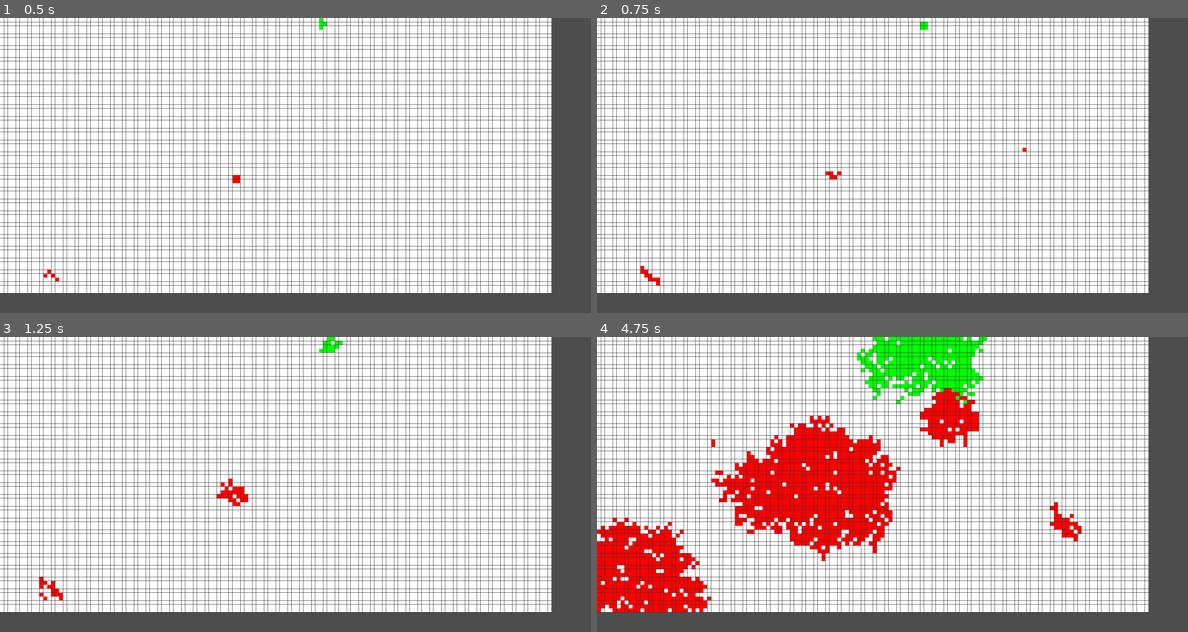
Above: before the commit, frames 1-4 (two rows, left to right).
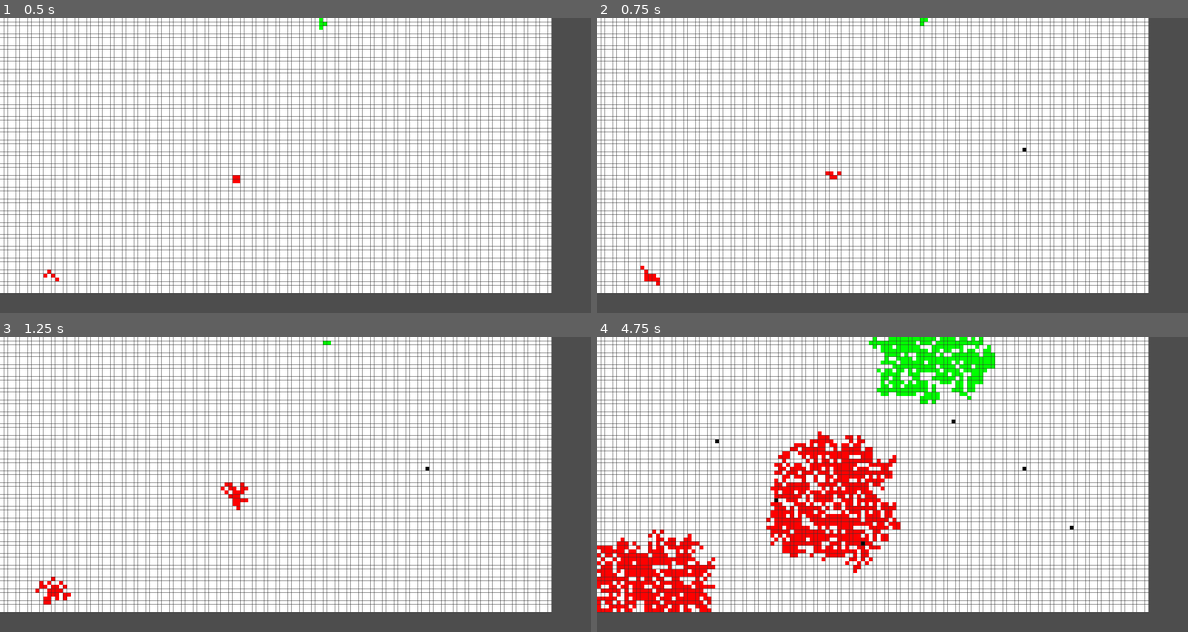
Above: after the commit, the same moments.

Repository: SilviuIordache/bacteria-sm
Game: Godot game, scene res://main.tscn
The game is run twice, just before and just after one commit, with the same random seed, the same clock (stepped at 60 frames per second) and the same inputs.
Inputs (mouse positions are in pixels of both pictures, inside the frame that each line leads up to):
- Up to frame 1 (0.5 s): no input
- Up to frame 2 (0.75 s): move the mouse to (1022, 150) at 0.52 s; click (1022, 150) at 0.67 s
- Up to frame 3 (1.25 s): no input
- Up to frame 4 (4.75 s): move the mouse to (774, 499) at 1.27 s; click (774, 499) at 1.42 s; move the mouse to (951, 419) at 2.02 s; click (951, 419) at 2.17 s; move the mouse to (862, 543) at 2.77 s; click (862, 543) at 2.92 s; move the mouse to (1069, 528) at 3.52 s; click (1069, 528) at 3.67 s; move the mouse to (715, 440) at 4.27 s; click (715, 440) at 4.42 s

Frame 1 is identical in both runs. In frame 2, less than 0.1% of the frame differs, in the area x 7-73%, y 0-90%; in frame 3, 0.5%; in frame 4, 10%, in the area x 0-82%, y 0-94%.

Commit message:
Improve code

Diff:
--- a/bacteria.gd
+++ b/bacteria.gd
@@ -6,7 +6,34 @@
 const GAME_TICK_SPEED = 0.1
 const BACTERIA_CELL_DEATH_CHANCE = 0.2
 
+var is_drawing_block := false  # Tracks whether mouse is held down
+
+
+enum CellType {
+	EMPTY,
+	BACTERIA_RED,
+	BACTERIA_GREEN,
+	BLOCK
+}
+
+const CELL_INFO = {
+	CellType.EMPTY: { "value": 1, "color": Color.WHITE, "infectable": true },
+	CellType.BACTERIA_RED: { "value": 2, "color": Color.RED, "infectable": false },
+	CellType.BACTERIA_GREEN: { "value": 3, "color": Color.GREEN, "infectable": false },
+	CellType.BLOCK: { "value": 4, "color": Color.BLACK, "infectable": false },
+}
+
 var grid = []
+
+func _handle_user_draw():
+	var mouse_pos = get_viewport().get_mouse_position()
+	var cell_x = int(mouse_pos.x / CELL_SIZE)
+	var cell_y = int(mouse_pos.y / CELL_SIZE)
+
+	if cell_x >= 0 and cell_x < GRID_WIDTH and cell_y >= 0 and cell_y < GRID_HEIGHT:
+		if grid[cell_y][cell_x] != CellType.BLOCK:
+			grid[cell_y][cell_x] = CellType.BLOCK
+			queue_redraw()
 
 func get_random_coord() -> Vector2i:
 	return Vector2i(
@@ -14,38 +41,32 @@
 		randi() % GRID_HEIGHT
 	)
 
+func set_random_cell(cell_type: CellType) -> void:
+	var coord = get_random_coord()
+	grid[coord.y][coord.x] = cell_type
+
 func _init_grid():
 	grid.clear()
 	for y in range(GRID_HEIGHT):
 		var row = []
 		for x in range(GRID_WIDTH):
-			row.append(1)  # make all cells white
-
+			row.append(CellType.EMPTY)
 		grid.append(row)
 
 
-	var red_pos_1 = get_random_coord()
-	var red_pos_2 = get_random_coord()
-	var green_pos_1 = get_random_coord()
-	var green_pos_2 = get_random_coord()
-
-
-	grid[red_pos_1.y][red_pos_1.x] = 2
-	grid[red_pos_2.y][red_pos_2.x] = 2
-	grid[green_pos_1.y][green_pos_1.x] = 3
-	grid[green_pos_2.y][green_pos_2.x] = 3
+	set_random_cell(CellType.BACTERIA_RED)
+	set_random_cell(CellType.BACTERIA_RED)
+	set_random_cell(CellType.BACTERIA_GREEN)
+	set_random_cell(CellType.BACTERIA_GREEN)
 
 func _draw_cells():
 	# Draw live cells
 	for y in range(GRID_HEIGHT):
 		for x in range(GRID_WIDTH):
-			var value = grid[y][x]
-			if value == 1:
-				draw_rect(Rect2(x * CELL_SIZE, y * CELL_SIZE, CELL_SIZE, CELL_SIZE), Color.WHITE)
-			elif value == 2:
-				draw_rect(Rect2(x * CELL_SIZE, y * CELL_SIZE, CELL_SIZE, CELL_SIZE), Color.RED)
-			elif value == 3:
-				draw_rect(Rect2(x * CELL_SIZE, y * CELL_SIZE, CELL_SIZE, CELL_SIZE), Color.GREEN)
+			var cell_type = grid[y][x]
+			var cell_data = CELL_INFO.get(cell_type, null)
+			if cell_data:
+				draw_rect(Rect2(x * CELL_SIZE, y * CELL_SIZE, CELL_SIZE, CELL_SIZE), cell_data.color)
 
 func _draw_grid_lines():
 	# Draw vertical lines
@@ -71,23 +92,32 @@
 	_draw_grid_lines();
 
 func _input(event):
-	if event is InputEventMouseButton and event.pressed:
-		var cell_x = int(event.position.x / CELL_SIZE)
-		var cell_y = int(event.position.y / CELL_SIZE)
 
-		if cell_x >= 0 and cell_x < GRID_WIDTH and cell_y >= 0 and cell_y < GRID_HEIGHT:
-			grid[cell_y][cell_x] = 2  # Mark as red "bacteria" cell
-			queue_redraw()
+	if event is InputEventMouseButton:
+		is_drawing_block = event.button_index == MOUSE_BUTTON_LEFT and event.pressed
+
+	#if event is InputEventMouseButton and event.pressed:
+		#var cell_x = int(event.position.x / CELL_SIZE)
+		#var cell_y = int(event.position.y / CELL_SIZE)
+#
+		#if cell_x >= 0 and cell_x < GRID_WIDTH and cell_y >= 0 and cell_y < GRID_HEIGHT:
+			#grid[cell_y][cell_x] = CellType.BLOCK
+			#queue_redraw()
 
 func _spread_bacteria():
+
+	var snapshot = []
+	for row in grid:
+		snapshot.append(row.duplicate())  # Deep copy each row
+
 	var to_infect = []
 
 	for y in range(GRID_HEIGHT):
 		for x in range(GRID_WIDTH):
-			var current = grid[y][x]
-			if current in [2, 3]:
+			var current = snapshot[y][x]
+			if current in [CellType.BACTERIA_RED, CellType.BACTERIA_GREEN]:
 				if randf() < 0.3:
-					grid[y][x] = 1
+					grid[y][x] = CellType.EMPTY
 					continue
 
 				var candidates = []
@@ -100,12 +130,13 @@
 						var nx = x + dx
 						var ny = y + dy
 
+
 						if nx >= 0 and nx < GRID_WIDTH and ny >= 0 and ny < GRID_HEIGHT:
-							var target = grid[ny][nx]
+							var target = snapshot[ny][nx]
 
-							if current == 2 and target in [1, 3]:
+							if current == CellType.BACTERIA_RED and target in [CellType.EMPTY, CellType.BACTERIA_GREEN]:
 								candidates.append(Vector2i(nx, ny))
-							elif current == 3 and target in [1, 2]:
+							elif current == CellType.BACTERIA_GREEN and target in [CellType.EMPTY, CellType.BACTERIA_RED]:
 								candidates.append(Vector2i(nx, ny))
 
 				if candidates.size() > 0:
@@ -119,15 +150,17 @@
 
 	queue_redraw()
 
-
 func _ready():
 	_init_grid()
 	queue_redraw()
 	await get_tree().create_timer(0.2).timeout
 	_start_spread_loop()
 
-
 func _start_spread_loop() -> void:
 	while true:
 		await get_tree().create_timer(GAME_TICK_SPEED).timeout
 		_spread_bacteria()
+
+func _process(_delta):
+	if is_drawing_block:
+		_handle_user_draw()
